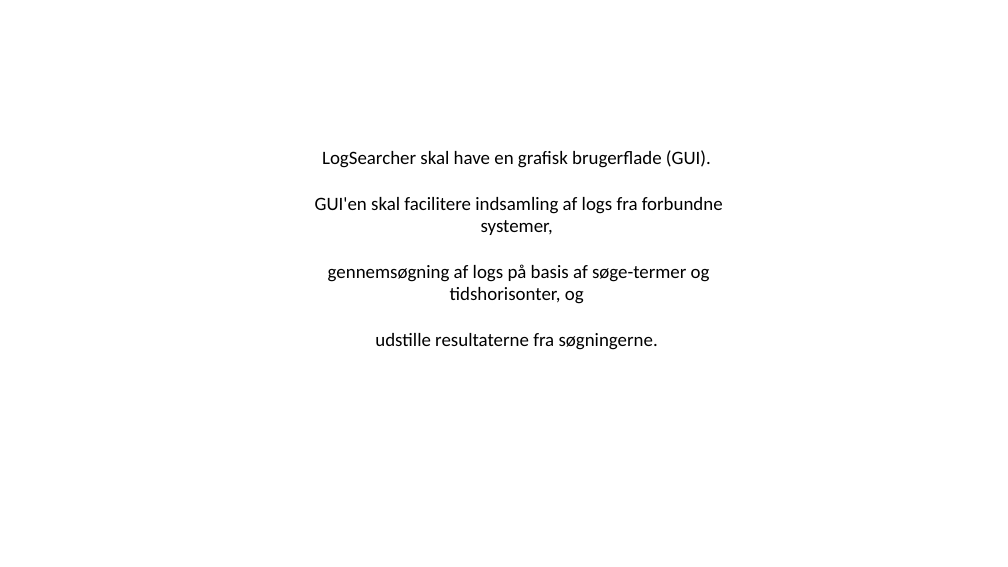
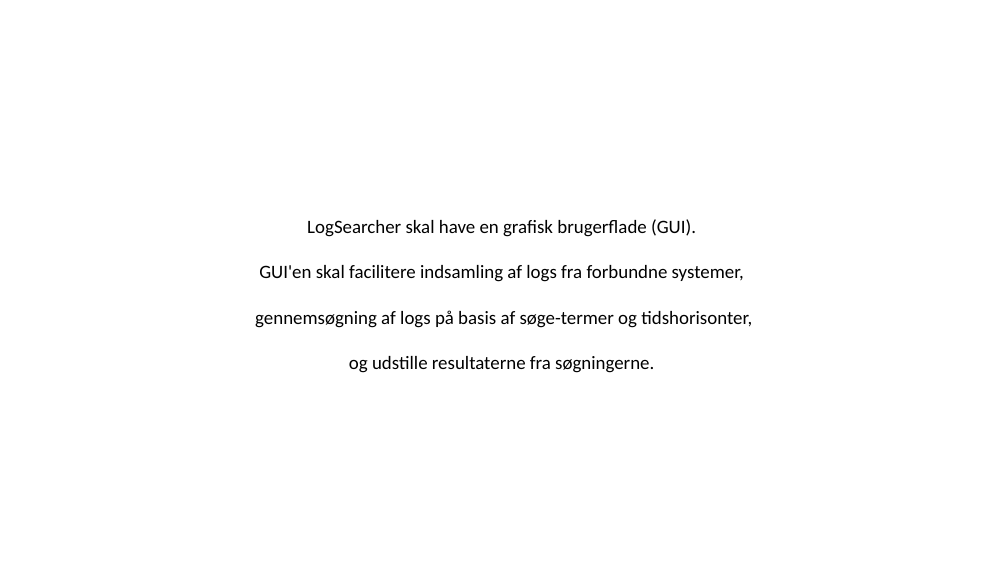
Before and after one commit to FaderVader/CPH_Afgangsprojekt_2022, a slide deck: slide 2 of LogSearcher.pptx. Drawn at 1008x567 pixels with LibreOffice and Linux fonts; fonts in the diff are those of the drawing. Boxes give left, top, right and bottom in pixels: in the first picture for what was removed or moved away, otherwise in the second. Text is boxed around its words. In the diff, an @@ line names an element or a change of style, - is before the commit and + after.

```diff
--- a/LogSearcher.pptx
+++ b/LogSearcher.pptx
@@ text "LogSearcher skal have en grafisk ...": place and size @@
-text "LogSearcher skal have en grafisk ..." at [315, 150, 723, 350]
+text "LogSearcher skal have en grafisk ..." at [255, 219, 752, 373]
@@ text at [255, 310, 752, 373]: spaces changed @@
-gennemsøgning af logs på basis af søge-termer og tidshorisonter, og
-udstille resultaterne fra søgningerne.
+gennemsøgning af logs på basis af søge-termer og tidshorisonter,
+og udstille resultaterne fra søgningerne.
```
Also in this commit, not shown: 5 other slides changed, 2 slides added, 1 slide removed.
